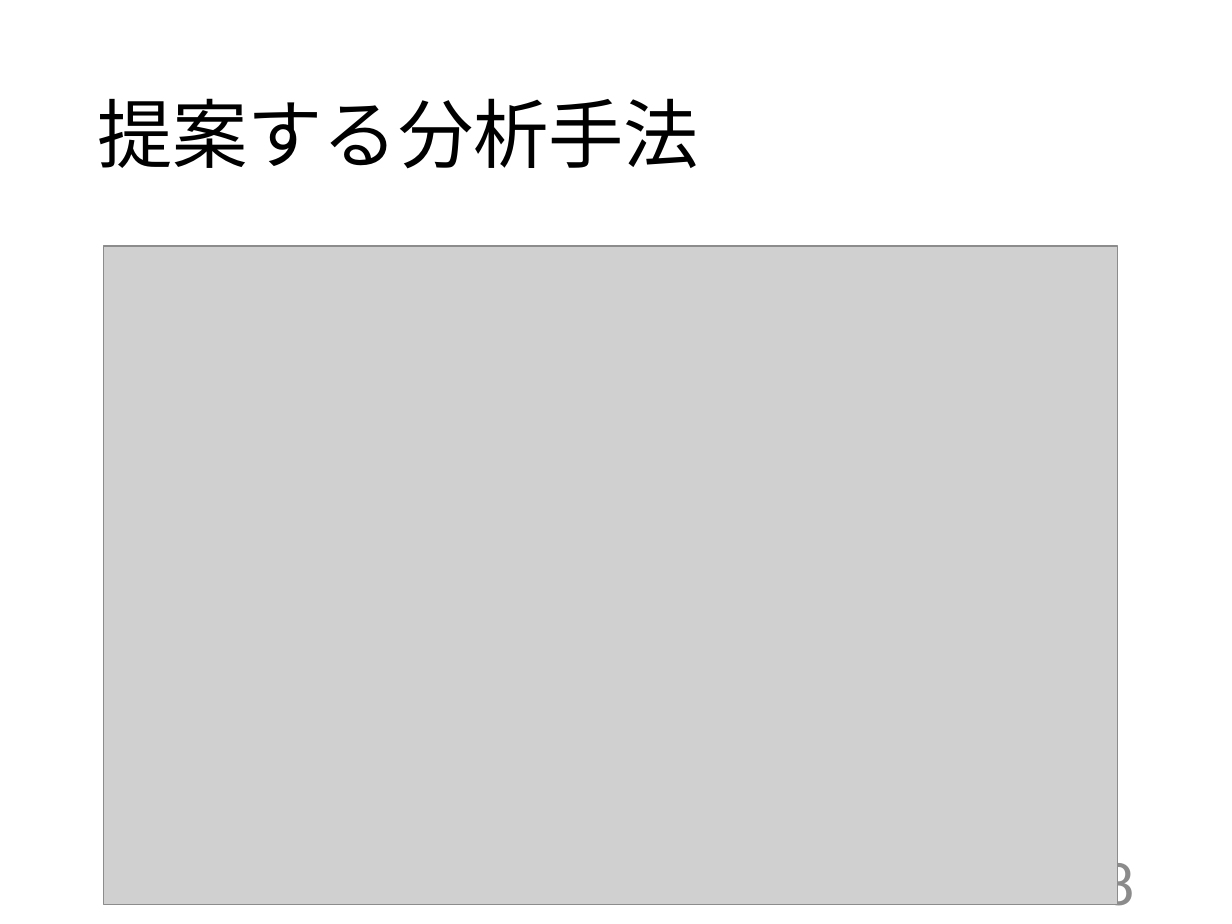
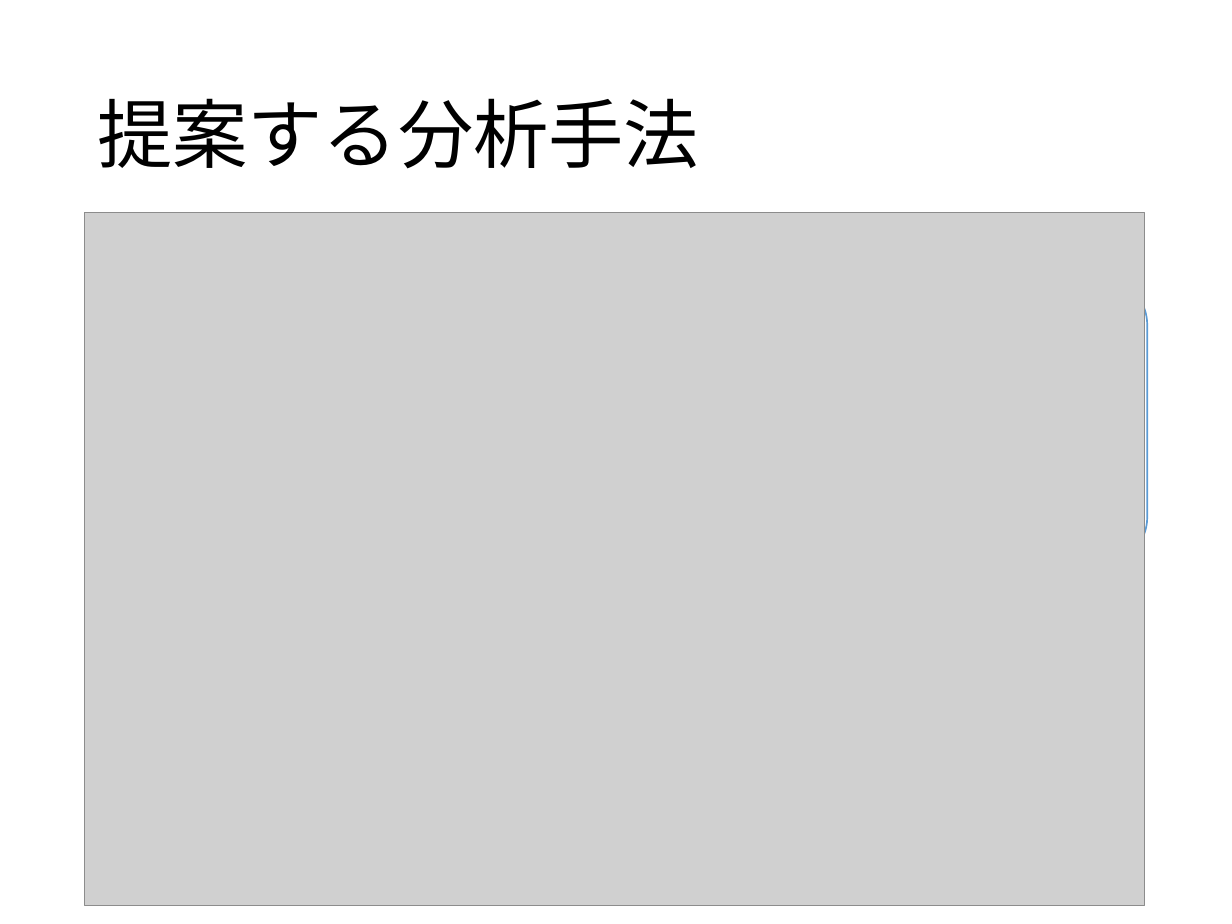
Before and after one commit to kait-takanolab/1821005-yoshioka-thesis, a slide deck: slide 8 of 卒研発表/1821005_yoshioka_thesis.pptx. Drawn at 1232x924 pixels with LibreOffice and Linux fonts; fonts in the diff are those of the drawing; grey boxes stand for pictures. Boxes give left, top, right and bottom in pixels: in the first picture for what was removed or moved away, otherwise in the second. Text is boxed around its words. In the diff, an @@ line names an element or a change of style, - is before the commit and + after.

```diff
--- a/卒研発表/1821005_yoshioka_thesis.pptx
+++ b/卒研発表/1821005_yoshioka_thesis.pptx
@@ picture: place and size @@
-picture at (103, 246, 1117, 904)
+picture at (85, 212, 1145, 906)
@@ rounded rectangle added at (662, 277, 1147, 565), fill #FFFFFF, outline #5B9BD5 1 pt @@
```
Also in this commit, not shown: 6 other slides changed.
